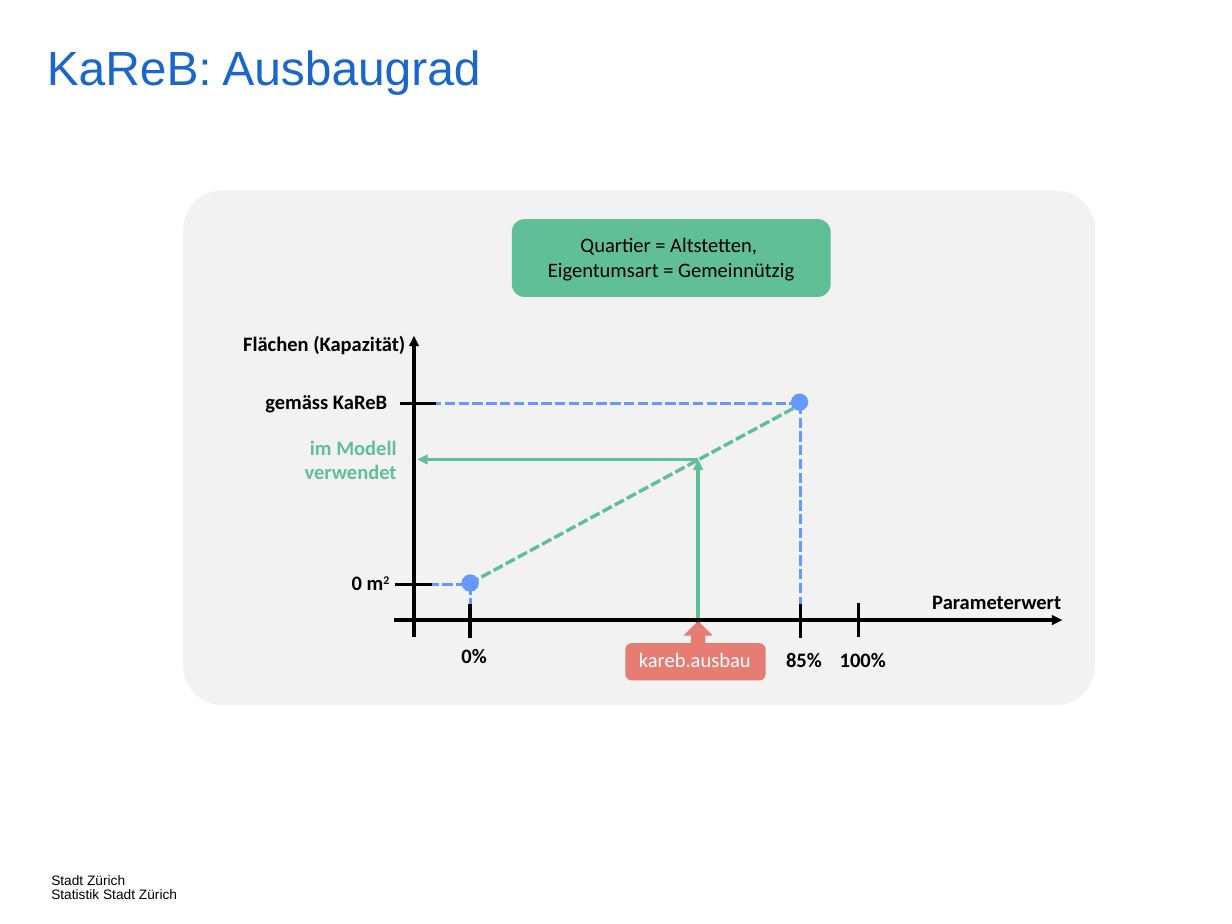
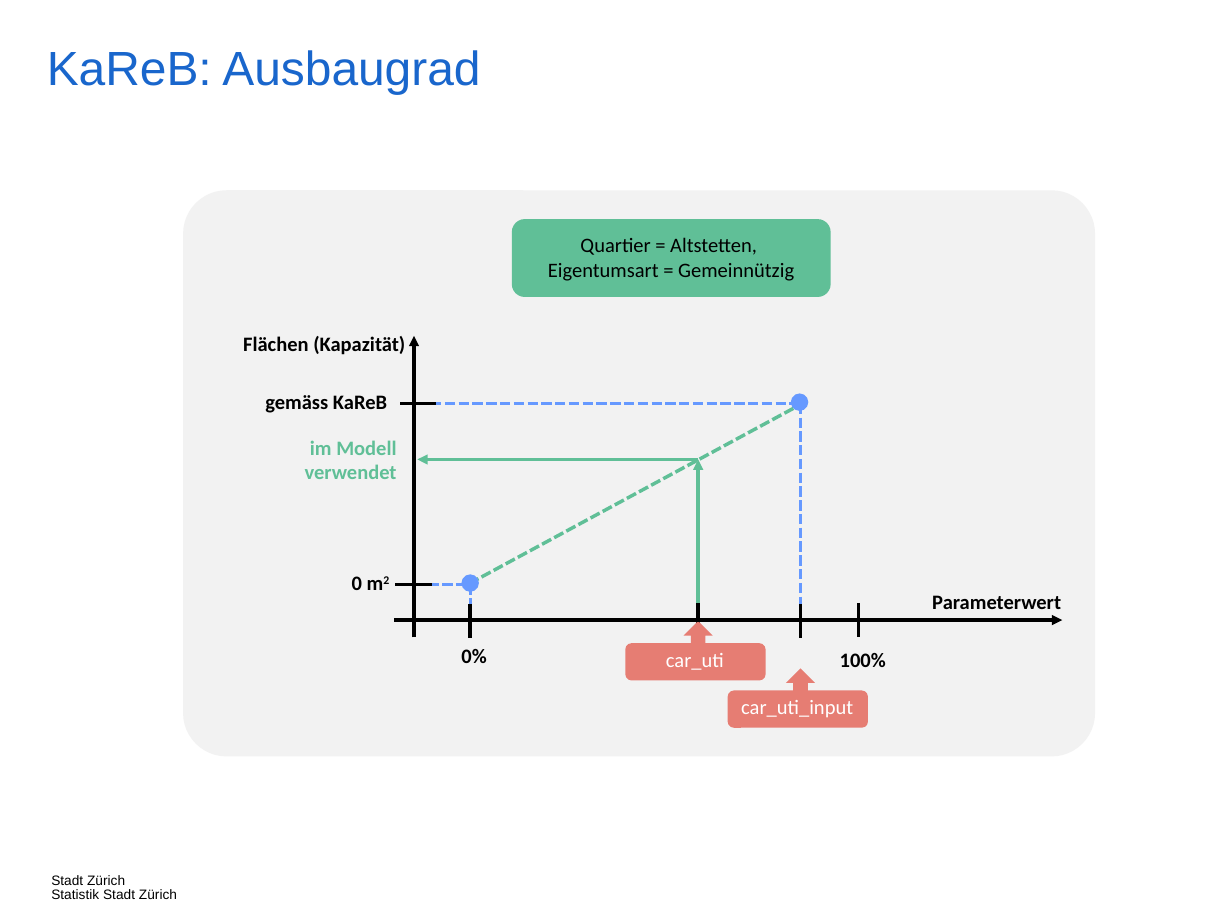
Before and after one commit to StatistikStadtZuerich/BevSzen, a slide deck: slide 88 of 2020phase2/5_Documentation/Concepts-Phase2.pptx. Drawn at 1232x924 pixels with LibreOffice and Linux fonts; fonts in the diff are those of the drawing. Boxes give left, top, right and bottom in pixels: in the first picture for what was removed or moved away, otherwise in the second. Text is boxed around its words. In the diff, an @@ line names an element or a change of style, - is before the commit and + after.

```diff
--- a/2020phase2/5_Documentation/Concepts-Phase2.pptx
+++ b/2020phase2/5_Documentation/Concepts-Phase2.pptx
@@ rounded rectangle: place and size @@
-rounded rectangle at [184, 191, 1095, 706]
+rounded rectangle at [184, 191, 1095, 758]
@@ text at [666, 653, 724, 670]: text changed @@
-kareb.ausbau
+car_uti
@@ text removed at [786, 653, 822, 667] @@
-85%
@@ down arrow added at [786, 669, 816, 703], fill #E67D73 @@
@@ rounded rectangle added at [728, 690, 869, 727], fill #E67D73 @@
@@ text added at [741, 700, 853, 717], 12 pt, text #FFFFFF @@
+car_uti_input
```
Also in this commit, not shown: 4 other slides changed, 5 slides removed.
